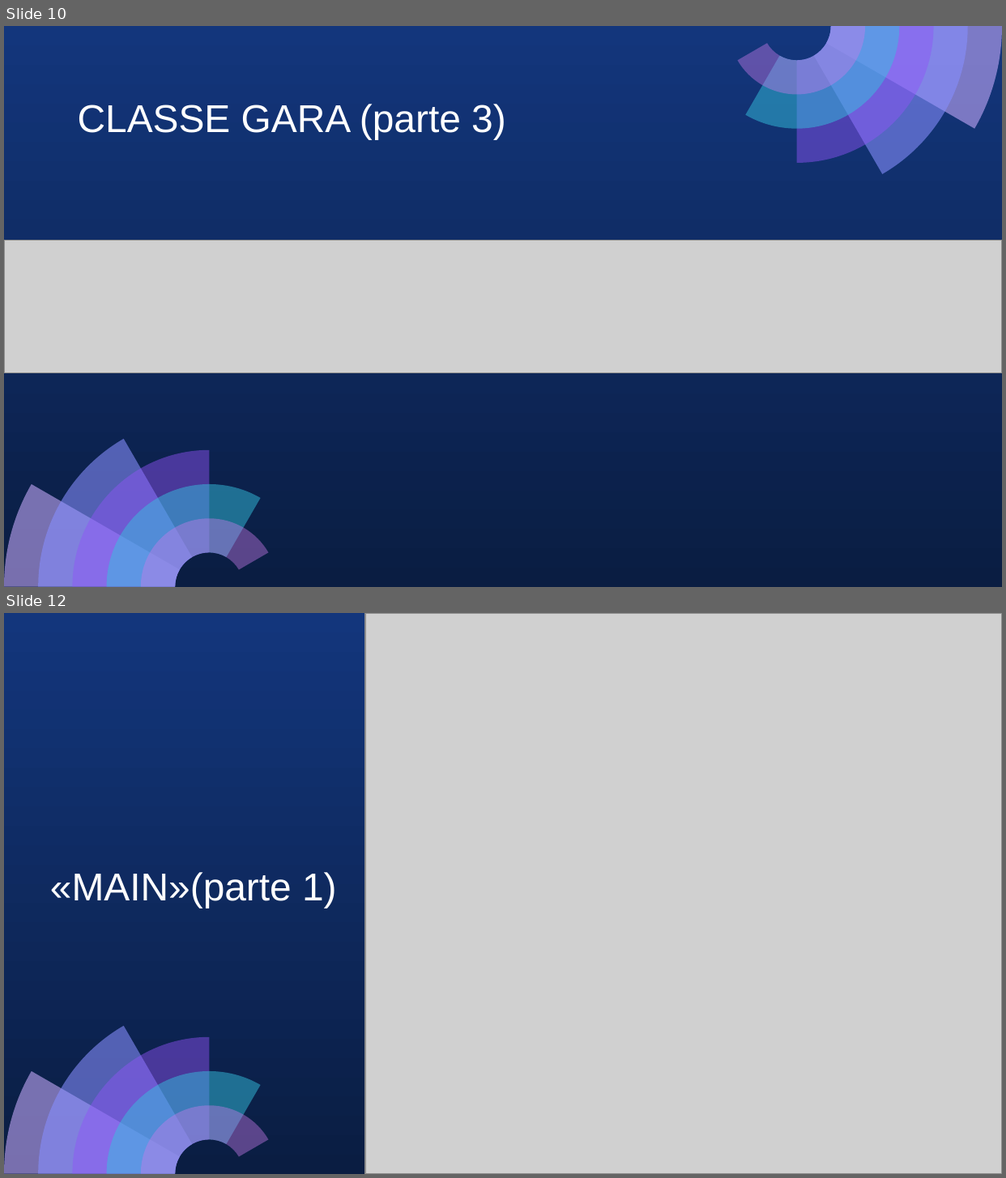
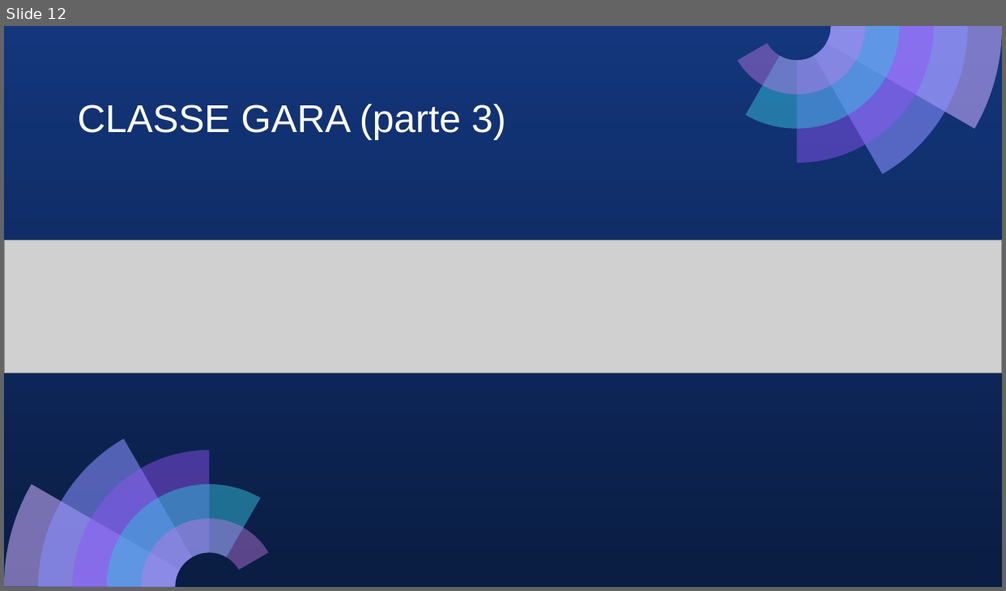
Before and after one commit to LorenzoBastianelli/Progetto_Maratona, a slide deck: File/ProgettoMaratonaBastianelli_Fiore.pptx. Shown one above the other, each under a label of ours: slides 10 and 12 before the commit, slide 12 after it; the slides between them are not shown. The pictures are 1006x1178 and 1006x591 pixels, drawn with LibreOffice and Linux fonts; fonts in the diff are those of the drawing; grey boxes stand for pictures. Boxes give left, top, right and bottom in pixels: in the first picture for what was removed or moved away, otherwise in the second. Text is boxed around its words. In the diff, an @@ line names an element or a change of style, - is before the commit and + after.

```diff
--- a/File/ProgettoMaratonaBastianelli_Fiore.pptx
+++ b/File/ProgettoMaratonaBastianelli_Fiore.pptx
@@ slide 12 removed at (4,613,1002,1174), background gradient #13367C to #0A1D42; not listed: 10 template elements that a slide beside it also shows @@
@@ picture removed at (365,613,1002,1174) @@
@@ text removed at (50,872,337,908) @@
-«MAIN»(parte 1)
@@ what was slide 10 is now slide 12 @@
```
Also in this commit, not shown: 3 slides changed, 5 slides added, 4 other slides removed, 3 other files.
